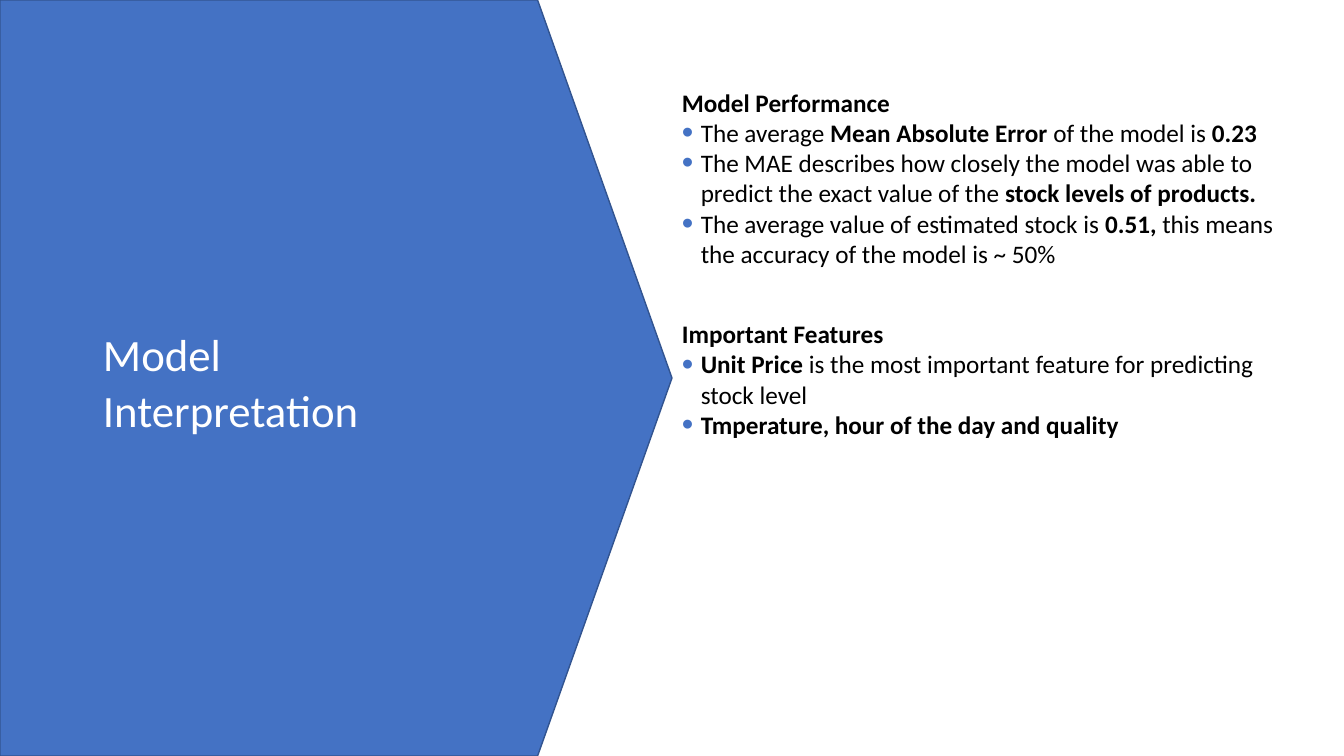
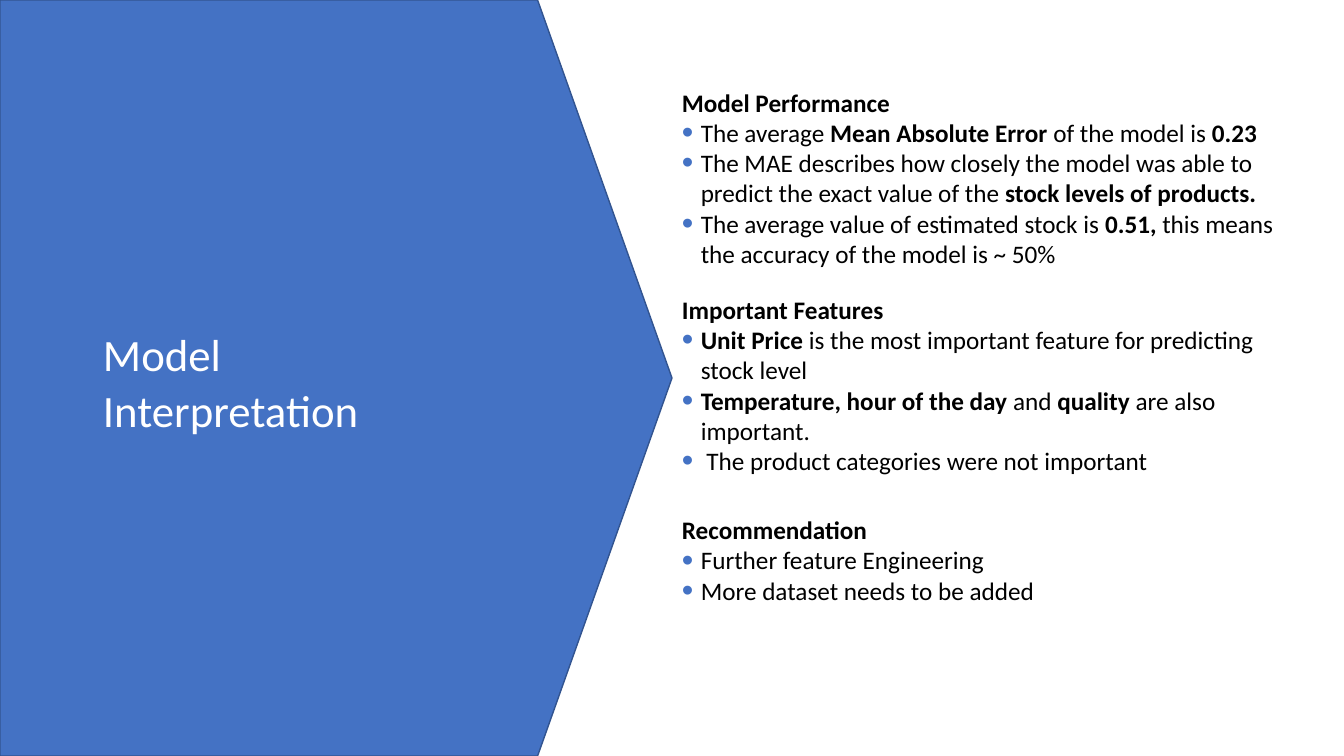
Before and after one commit to lawalsegun2025/forage_projects, a slide deck: slide 1 of 002_Cognizant_Artificial_Intelligence/3_Model_Building_and_Interpretation/communication/model_interpretation.pptx. Drawn at 1344x756 pixels with LibreOffice and Linux fonts; fonts in the diff are those of the drawing. Boxes give left, top, right and bottom in pixels: in the first picture for what was removed or moved away, otherwise in the second. Text is boxed around its words. In the diff, an @@ line names an element or a change of style, - is before the commit and + after.

Commit message:
Recommendation

```diff
--- a/002_Cognizant_Artificial_Intelligence/3_Model_Building_and_Interpretation/communication/model_interpretation.pptx
+++ b/002_Cognizant_Artificial_Intelligence/3_Model_Building_and_Interpretation/communication/model_interpretation.pptx
@@ text "Important Features": place and size @@
-text "Important Features" at [682,326,1253,438]
+text "Important Features" at [682,302,1253,475]
@@ text at [701,392,1215,475]: text changed; bold off @@
-• Tmperature, hour of the day and quality
+• Temperature, hour of the day and quality are also important.
+• The product categories were not important
@@ text added at [682,521,1034,601], 18 pt, text #000000 @@
+Recommendation
+• Further feature Engineering
+• More dataset needs to be added
```
